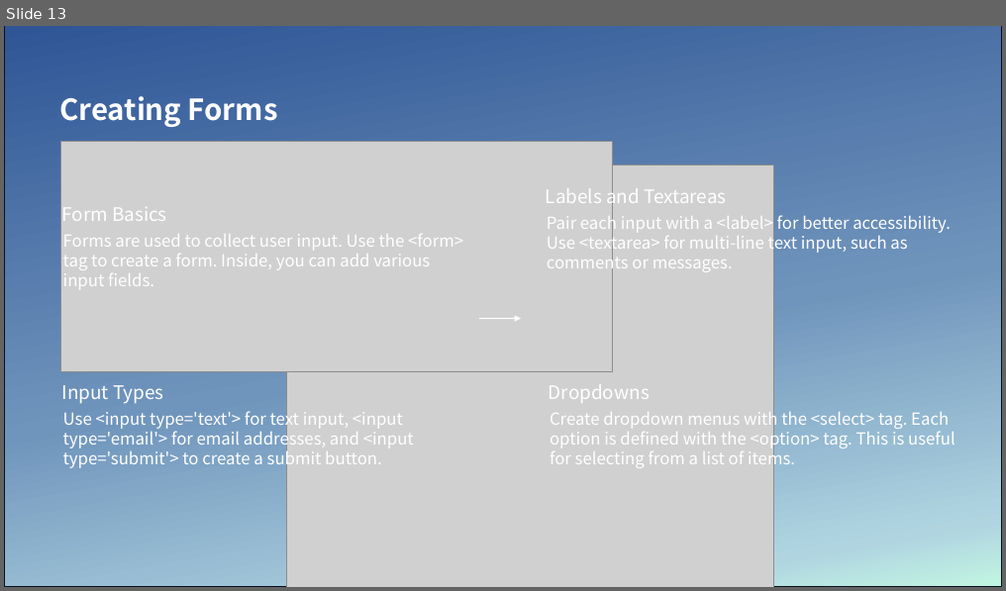
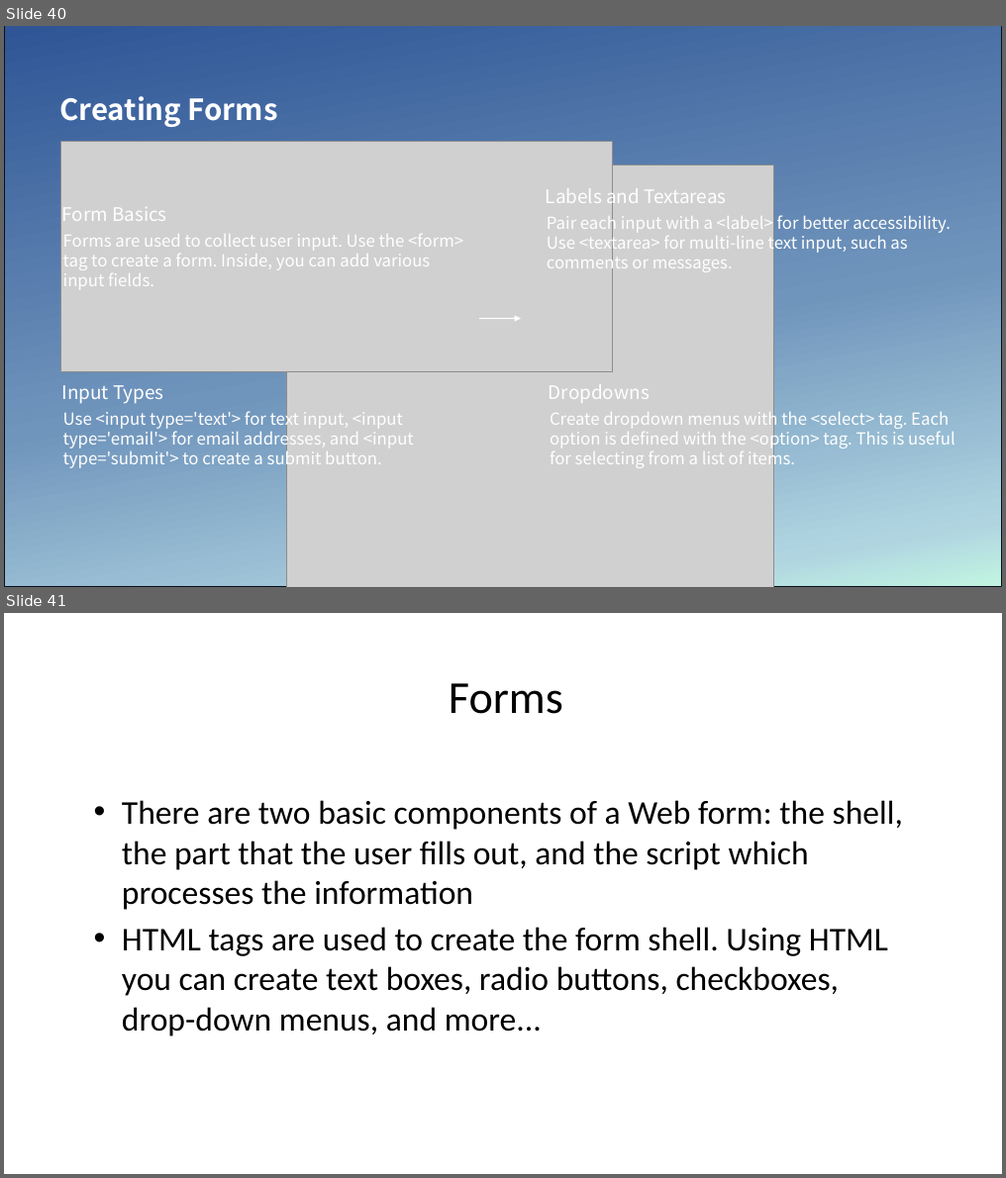
Before and after one commit to seanwhs/HTML-Crash-Course, a slide deck: HTML Crash Course – 1 Day.pptx. Shown one above the other, each under a label of ours: slide 13 before the commit, slides 40 and 41 after it. The pictures are 1006x591 and 1006x1178 pixels, drawn with LibreOffice and Linux fonts; fonts in the diff are those of the drawing; grey boxes stand for pictures. Boxes give left, top, right and bottom in pixels: in the first picture for what was removed or moved away, otherwise in the second. Text is boxed around its words. In the diff, an @@ line names an element or a change of style, - is before the commit and + after.

```diff
--- a/HTML Crash Course – 1 Day.pptx
+++ b/HTML Crash Course – 1 Day.pptx
@@ slide 41 added at box(4, 613, 1002, 1174), background #FFFFFF @@
@@ text added at box(449, 683, 563, 714), 44 pt, text #000000 @@
+Forms
@@ text added at box(122, 800, 903, 1037), 32 pt, text #000000 @@
+• There are two basic components of a Web form: the shell, the part that the user fills out, and the script which processes the information
+• HTML tags are used to create the form shell. Using HTML you can create text boxes, radio buttons, checkboxes, drop-down menus, and more...
@@ what was slide 13 is now slide 40 @@
```
Also in this commit, not shown: 1 slide changed, 44 other slides added.
